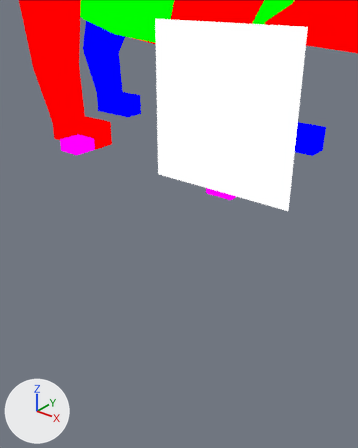
Renders of the Blender file assets-source/blender/motion/stegosaurus-stomp.blend from each side of a commit.
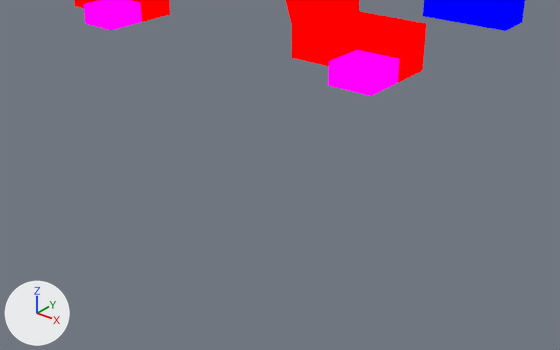
Old and new are each drawn from a 50 mm camera at (79.47, -34.41, 12.75) aimed at (74.32, -27.98, 8.76) and again close up from a 50 mm camera at (78.3, -33.13, 10.27) aimed at (74.64, -28.55, 7.42). The lights are fixed; the arrows at lower left show +X, +Y and +Z. The older version's two pictures come first.

Script lines for the objects in view, before the commit:
```python
ob_dinotycoon_motion_stegosaurus_stomp_far_front_foot = bpy.data.objects.new('DinoTycoon_Motion_stegosaurus_stomp_far_front_foot', me_dinotycoon_motion_stegosaurus_stomp_sample_far_front_foot)
ob_dinotycoon_motion_stegosaurus_stomp_far_front_foot.location = (0.0, 0.0, 0.0)
ob_dinotycoon_motion_stegosaurus_stomp_near_front_1 = bpy.data.objects.new('DinoTycoon_Motion_stegosaurus_stomp_near_front_1', me_dinotycoon_motion_stegosaurus_stomp_sample_near_front_1)
ob_dinotycoon_motion_stegosaurus_stomp_near_front_1.location = (0.0, 0.0, 0.0)
ob_dinotycoon_motion_stegosaurus_stomp_near_front_tip = bpy.data.objects.new('DinoTycoon_Motion_stegosaurus_stomp_near_front_tip', me_dinotycoon_motion_stegosaurus_stomp_sample_near_front_tip)
ob_dinotycoon_motion_stegosaurus_stomp_near_front_tip.location = (0.0, 0.0, 0.0)
# also in view: 'DinoTycoon_Motion_stegosaurus_stomp_near_back_claws' at (47.38, -8.0, 0.5); 'DinoTycoon_Motion_stegosaurus_stomp_near_front_claws' at (62.45, -8.0, 0.5); 'DinoTycoon_Motion_stegosaurus_stomp_near_back_foot' at (45.67, -6.0, 1.0); 'DinoTycoon_Motion_stegosaurus_stomp_near_front_foot' at (60.75, -6.0, 1.0)
```
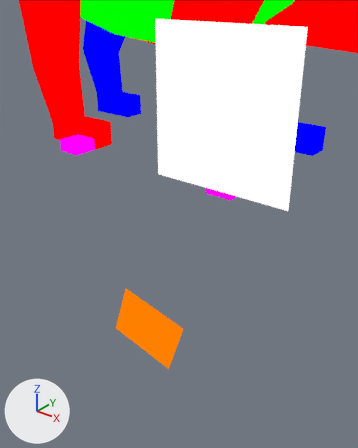
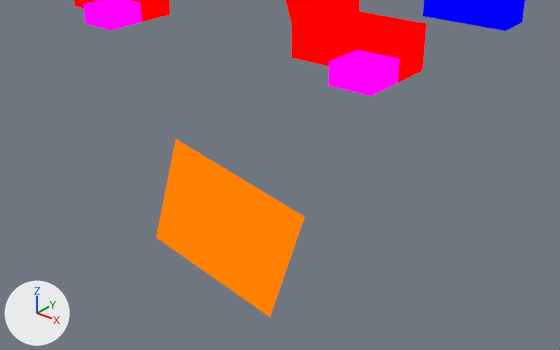
The newer file adds a shape key; the second version is drawn at full value of the shape key 'stomp_04' of 'DinoTycoon_Motion_stegosaurus_stomp_eye_white', and the change is written as the vertex moves it makes.

What differs and where, as boxes [x1, y1, x2, y2] in the close-ups (560 x 350 px):
'DinoTycoon_Motion_stegosaurus_stomp_eye_white', added (orange)
    after: [156, 139, 305, 317]

What changed in the scene script:
```text
Add mat_dinotycoon_role_y:
    mat_dinotycoon_role_y = emission_material('DinoTycoon_Role_Y')
    mat_dinotycoon_role_y.base_color = (1.0, 0.216, 0.0)  # orange #ff8000
Add me_dinotycoon_motion_stegosaurus_stomp_sample_eye_white:
    me_dinotycoon_motion_stegosaurus_stomp_sample_eye_white.from_pydata([(73.88, -29.0, 7.7), (75.24, -29.0, 7.43), (74.89, -29.0, 6.34), (73.53, -29.0, 6.62), (73.88, -29.0, 7.7), (75.24, -29.0, 7.43), (74.89, -29.0, 6.34), (73.53, -29.0, 6.62)], [], [(3, 2, 1, 0), (4, 5, 6, 7), (0, 1, 5, 4), (1, 2, 6, 5), (2, 3, 7, 6), (3, 0, 4, 7)])
    me_dinotycoon_motion_stegosaurus_stomp_sample_eye_white.materials.append(mat_dinotycoon_role_y)  # orange #ff8000
Add ob_dinotycoon_motion_stegosaurus_stomp_eye_white:
    ob_dinotycoon_motion_stegosaurus_stomp_eye_white = bpy.data.objects.new('DinoTycoon_Motion_stegosaurus_stomp_eye_white', me_dinotycoon_motion_stegosaurus_stomp_sample_eye_white)
    ob_dinotycoon_motion_stegosaurus_stomp_eye_white.location = (0.0, 0.0, 0.0)
```
